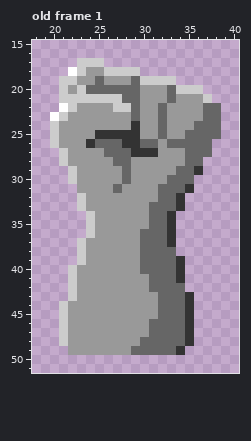
One commit to this pixel-art file: Protótipos/Arquivos - Aseprite/mão.aseprite. This is how it looked before the edit.
64x64 pixels, 1 frame. Shown: old frame 1: x 18..40, y 15..51. The commit also changed other frames, which this record leaves out.
The result:
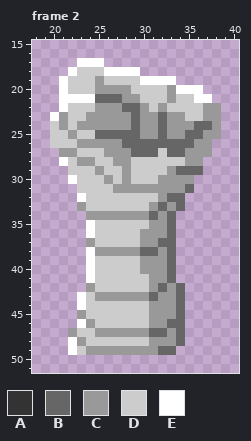
Palette (. is transparent): A #333333  B #666666  C #999999  D #cccccc  E #ffffff
A new or re-ordered frame is compared with the old frame closest to it.
Difference:
frames 1 -> 2
Changed rows in their new state; - is an unchanged pixel.
Frame 2 is new; against old frame 1, layer "Layer 1":
first column x 21:
17 --EEE-------------
18 ---DDEEEE---------
19 E-DDCDDDDEEEE-----
20 ED-DCCCCDDDDCEEE--
21 EEEEBBBCCDDDCDDEE-
22 --DD--CB--DCDDDDCC
23 CDD-----------DDCC
24 -D------B--------C
25 D-DDBBBBB-------CC
26 DD-CCCCBB--B---CC-
27 C-DDDCCCBBBDBBCCC-
28 ED--DDCCDDDDDDCC--
29 --DD-DDCDDDD---B--
30 -EDDD-DCDDD-CCC---
31 --DDDDC----CCCB---
32 --EDDDDDDDDC-B----
33 --CDDDDDDDC-CB----
34 ---C-------CB-----
35 ---EDDDDDDCCB-----
36 ---EDDDDDCCCB-----
37 --.-DDDDDCC-B-----
38 --.E-------C------
39 --.EDDDDDCCC-.----
40 -..EDDDDDCCC-.----
41 -..EDDDDDDCC-.----
42 -..-DDDDDDC-C-----
43 -.ED------BCC-.---
44 ..EDDDDDDD-CC-.---
45 ..-DDDDDDD-CC-.---
46 ..E-DDDDDDCC--.---
47 .-DD--------C-.---
48 .E-DDDDDDDCCC-.---
49 -ED-----CCC--.----
